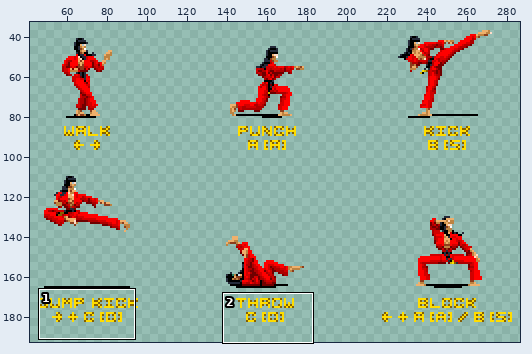
Sprite sheet -- qotk/assets/howto.png. The picture above shows the old version from afar; the outline marks the close-up.
Close-up. The starting point:
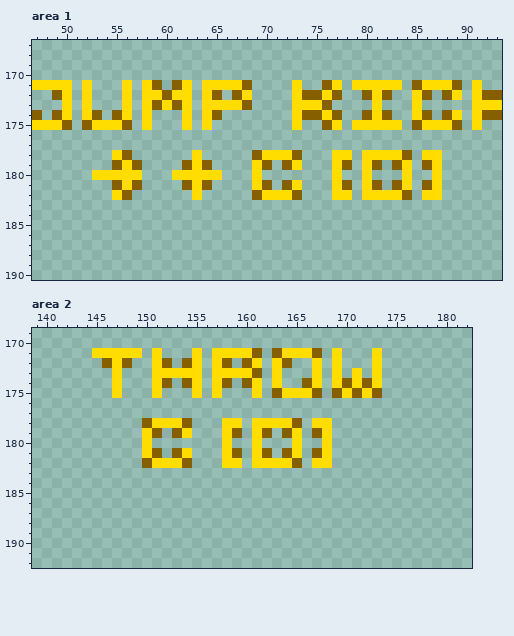
The file is 320x224 pixels. Colours within 5 levels of each other are drawn and written as one. Shown: area 1: x 47..93, y 167..190; area 2: x 139..182, y 169..192. The wide view leaves out empty margins.
Once edited:
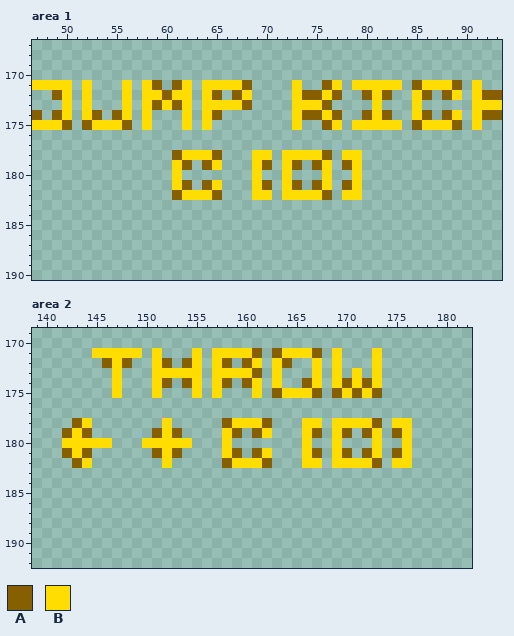
Palette (. is transparent): A #866000  B #ffdd00
Difference:
Area 1:
There is now colour A in row 178 at x 61, 65 and 76; in row 179 at x 75; in row 181 at x 75; in row 182 at x 61, 65 and 76.
The edit turns colour B into colour A in row 179 at x 73; in row 181 at x 73.
There is now colour B in row 178 at x 62, 64, 74 to 75 and 79; in row 179 at x 61, 65, 76 and 79; in row 180 at x 72, 76 and 79; in row 181 at x 61, 65, 76 and 79; in row 182 at x 62, 64, 74 to 75 and 79.
The edit turns colour A into colour B in row 178 at x 69 and 73; in row 179 at x 72; in row 181 at x 72; in row 182 at x 69 and 73.
The edit erases colour A in row 178 at x 56 and 84; in row 179 at x 55, 57, 81, 83 and 86; in row 181 at x 55, 57, 81, 83 and 86; in row 182 at x 56 and 84.
The edit erases colour B in row 178 at x 55, 71, 77, 80 to 83 and 86 to 87; in row 179 at x 56, 63, 77, 80, 84 and 87; in row 180 at x 53 to 57, 62 to 65, 77, 80, 84 and 87; in row 181 at x 56, 63, 77, 80, 84 and 87; in row 182 at x 55, 71, 77, 80 to 83 and 86 to 87.
Area 2:
There is now colour A in row 178 at x 143 and 173; in row 179 at x 142, 144, 170, 172 and 175; in row 181 at x 142, 144, 170, 172 and 175; in row 182 at x 143 and 173.
The edit turns colour B into colour A in row 178 at x 158 and 162; in row 179 at x 161; in row 181 at x 161; in row 182 at x 158 and 162.
There is now colour B in row 178 at x 144, 160, 166, 169 to 172 and 175 to 176; in row 179 at x 143, 152, 166, 169, 173 and 176; in row 180 at x 142 to 146, 151 to 154, 166, 169, 173 and 176; in row 181 at x 143, 152, 166, 169, 173 and 176; in row 182 at x 144, 160, 166, 169 to 172 and 175 to 176.
The edit turns colour A into colour B in row 179 at x 162; in row 181 at x 162.
The edit erases colour A in row 178 at x 150, 154 and 165; in row 179 at x 164; in row 181 at x 164; in row 182 at x 150, 154 and 165.
The edit erases colour B in row 178 at x 151, 153, 163 to 164 and 168; in row 179 at x 150, 154, 165 and 168; in row 180 at x 161, 165 and 168; in row 181 at x 150, 154, 165 and 168; in row 182 at x 151, 153, 163 to 164 and 168.
Where, in picture pixels (left, top, right, bottom), the same in both close-ups:
changed: (92, 150, 442, 200)
changed: (62, 418, 412, 468)
